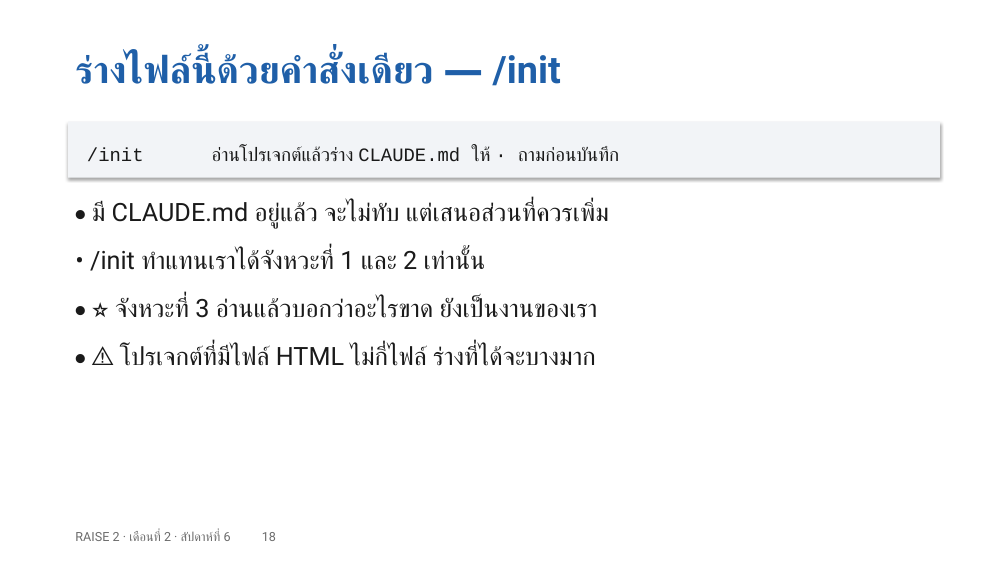
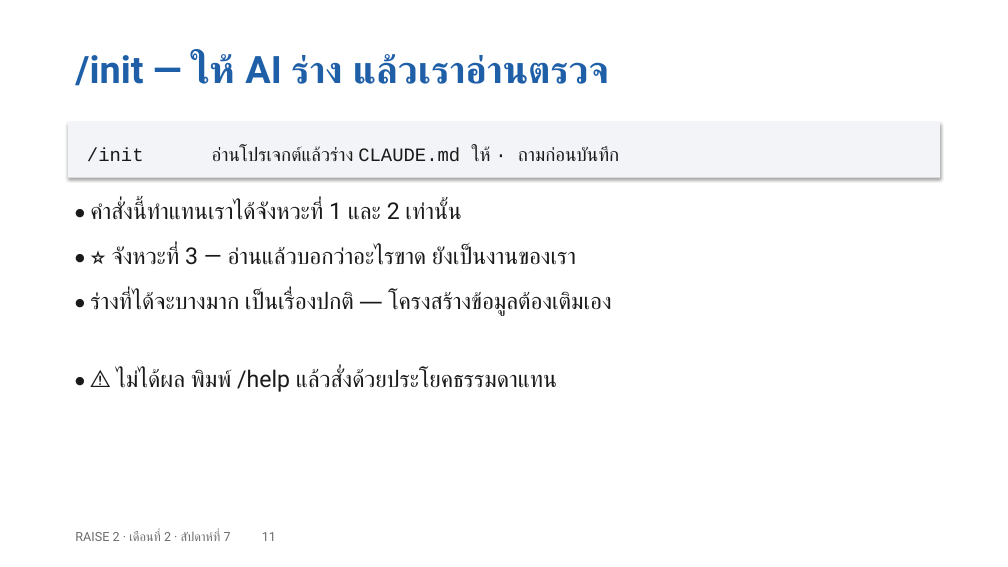
Before and after one commit to cnacha-mfu/raise2-module2, a slide deck: slide 11 of materials/week7/w7-slides.pptx (slide 18 before the commit). Drawn at 1008x567 pixels with LibreOffice and Linux fonts; fonts in the diff are those of the drawing. Boxes give left, top, right and bottom in pixels: in the first picture for what was removed or moved away, otherwise in the second. Text is boxed around its words. In the diff, an @@ line names an element or a change of style, - is before the commit and + after.

```diff
--- a/materials/week7/w7-slides.pptx
+++ b/materials/week7/w7-slides.pptx
@@ text at [75, 53, 609, 86]: text changed @@
-ร่างไฟล์นี้ด้วยคำสั่งเดียว — /init
+/init — ให้ AI ร่าง แล้วเราอ่านตรวจ
@@ text at [90, 201, 461, 220]: text changed; size 24 to 22 pt @@
-• มี CLAUDE.md อยู่แล้ว จะไม่ทับ แต่เสนอส่วนที่ควรเพิ่ม
+• คำสั่งนี้ทำแทนเราได้จังหวะที่ 1 และ 2 เท่านั้น
@@ text removed at [90, 250, 486, 271] @@
-• /init ทำแทนเราได้จังหวะที่ 1 และ 2 เท่านั้น
@@ text at [112, 246, 576, 265]: text changed; size 24 to 22 pt @@
-• ⭐ จังหวะที่ 3 อ่านแล้วบอกว่าอะไรขาด ยังเป็นงานของเรา
+• ⭐ จังหวะที่ 3 — อ่านแล้วบอกว่าอะไรขาด ยังเป็นงานของเรา
@@ text added at [90, 291, 611, 316], 22 pt, text #1A1A1A @@
+• ร่างที่ได้จะบางมาก เป็นเรื่องปกติ — โครงสร้างข้อมูลต้องเติมเอง
@@ text at [116, 368, 557, 392]: text changed; size 24 to 22 pt @@
-• ⚠️ โปรเจกต์ที่มีไฟล์ HTML ไม่กี่ไฟล์ ร่างที่ได้จะบางมาก
+• ⚠️ ไม่ได้ผล พิมพ์ /help แล้วสั่งด้วยประโยคธรรมดาแทน
@@ text at [75, 531, 276, 541]: text changed @@
-RAISE 2 · เดือนที่ 2 · สัปดาห์ที่ 6 18
+RAISE 2 · เดือนที่ 2 · สัปดาห์ที่ 7 11
```
Also in this commit, not shown: 37 other slides changed, 29 slides added, 52 slides removed, 24 other files.
